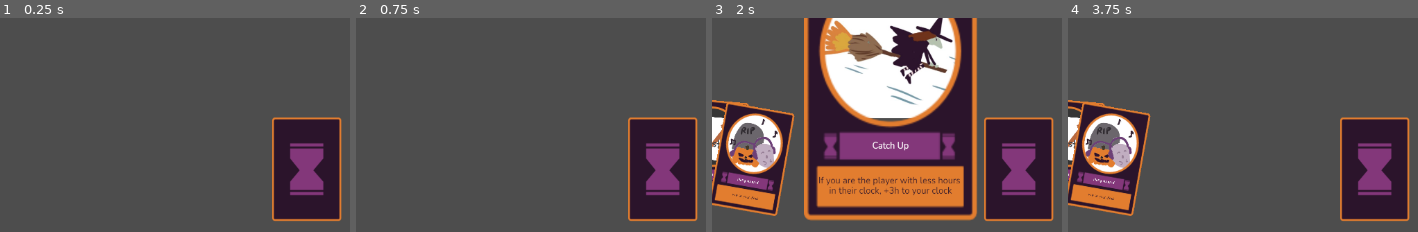
Above: before the commit, frames 1-4 (left to right).
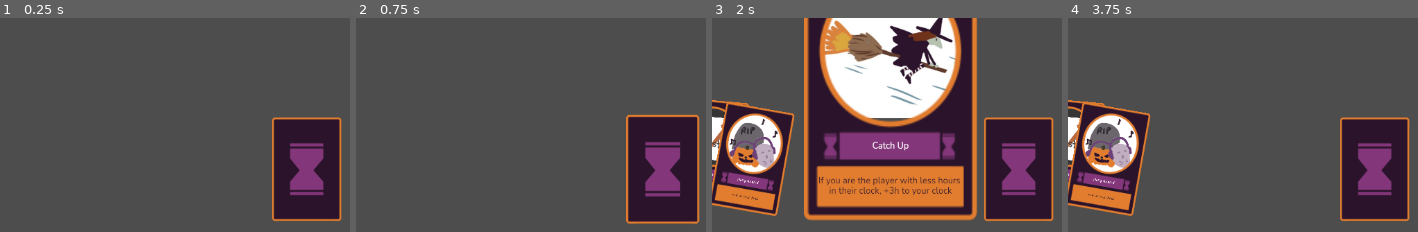
Above: after the commit, the same moments.

Repository: jaoc1811/card-game-jam
Game: Godot game, scene res://scenes/game.tscn
Same seed, same stepped clock (60 frames per second), same inputs: the game is played once before the commit and once after it.
Inputs (mouse positions are % of the whole screen's width and height, from its top left):
- Up to frame 1 (0.25 s): no input
- Up to frame 2 (0.75 s): click (94, 82) at 0.52 s
- Up to frame 3 (2 s): click (36, 80) at 1.27 s
- Up to frame 4 (3.75 s): click (36, 80) at 2.02 s; tap Enter at 2.75 s; move the mouse to (71, 42) at 2.77 s; tap F at 2.85, 3.6 s; tap Space at 3.5 s; move the mouse to (23, 53) at 3.52 s
The pictures show only the part of the screen within x 50-100%, y 47-97%; the shares and areas given below are measured in that part.

The runs differ from the first frame. In frame 2, 2.7% of the frame differs, in the area x 77-99%, y 45-97%; in frame 3, less than 0.1%; in frame 4, less than 0.1%.

Commit message:
fix: card info for played hovering cards

Diff:
--- a/scenes/game.tscn
+++ b/scenes/game.tscn
@@ -4,12 +4,12 @@
 [ext_resource type="Script" path="res://scripts/game_manager.gd" id="1_a25bm"]
 [ext_resource type="Script" path="res://scripts/hand.gd" id="2_s7kpw"]
 [ext_resource type="AudioStream" uid="uid://bxfbx3bmv78qj" path="res://sounds/card.ogg" id="3_342hj"]
+[ext_resource type="PackedScene" uid="uid://b4fxyppywr8fx" path="res://scenes/card.tscn" id="3_dlhyx"]
 [ext_resource type="AudioStream" uid="uid://dm4bwtlk67qsb" path="res://sounds/deal_card.wav" id="3_s3hhl"]
 [ext_resource type="Script" path="res://scripts/player.gd" id="4_oiryx"]
 [ext_resource type="AudioStream" uid="uid://iqdglvwgqth2" path="res://sounds/button.ogg" id="4_oiydg"]
 [ext_resource type="PackedScene" uid="uid://cwlhuox3mc4k" path="res://scenes/clock.tscn" id="5_0bued"]
 [ext_resource type="Texture2D" uid="uid://idpwchlq8a0s" path="res://sprites/cards/catch_up_card.png" id="5_68dyi"]
-[ext_resource type="Texture2D" uid="uid://bq86ja46lpgjs" path="res://sprites/cards/back.png" id="6_5yhxc"]
 
 [node name="Game" type="Node2D"]
 
@@ -97,10 +97,8 @@
 [node name="Deck" type="Node2D" parent="."]
 position = Vector2(97, 43)
 
-[node name="Card back" type="Sprite2D" parent="Deck"]
-position = Vector2(-2.85251e-07, -2.38419e-07)
-scale = Vector2(0.143, 0.153)
-texture = ExtResource("6_5yhxc")
+[node name="Card" parent="Deck" instance=ExtResource("3_dlhyx")]
+z_index = -1
 
 [node name="StartTurnPosition" type="Node2D" parent="."]
 position = Vector2(140, 0)
--- a/scripts/card.gd
+++ b/scripts/card.gd
@@ -58,11 +58,12 @@
 
 func _on_button_mouse_entered() -> void:
 	is_hovering = true
-	game_manager.hovering_card_index = get_parent().cards.find(self)
+	if get_node("Card front").is_visible():
+		game_manager.hovering_card = self
 
 
 func _on_button_mouse_exited() -> void:
-	game_manager.hovering_card_index = -1
+	game_manager.hovering_card = null
 	is_hovering = false
 
 
--- a/scripts/game_manager.gd
+++ b/scripts/game_manager.gd
@@ -14,7 +14,7 @@
 var show_next_player_button: bool = false
 @onready var next_player_button: Button = $"Next Player Button"
 var selected_card_index: int
-var hovering_card_index: int = -1
+var hovering_card: Node2D
 var show_next_round_button: bool = false
 @onready var next_round_button: Button = $"Next Round Button"
 @onready var info_card: Node2D = $InfoCard
@@ -169,9 +169,9 @@
 	for player_position in points:
 		passive_clock = points[player_position].get("passive_clock", null)
 		round_points = points[player_position].get("round_points", null)
-		if passive_clock:
+		if passive_clock != null:
 			players[player_position].passive_clock += passive_clock
-		if round_points:
+		if round_points != null:
 			players[player_position].round_points += round_points * reverse_flow
 
 
@@ -204,7 +204,7 @@
 		card_played.get_node("Card front").show()
 		points = card_played.play(player_position)
 		add_points(points)
-		await get_tree().create_timer(1.5).timeout
+		await get_tree().create_timer(2).timeout
 		# Send card to discard pile
 		discard_pile.append(card_played.get_script().get_global_name())
 
@@ -213,7 +213,7 @@
 	# Add passive points
 	for player in players:
 		player.round_points += player.passive_clock * reverse_flow
-	await get_tree().create_timer(1.5).timeout
+	await get_tree().create_timer(3).timeout
 
 	# Update clock points
 	for player in players:
@@ -274,7 +274,6 @@
 
 func _on_next_player_button_pressed() -> void:
 	button_sfx.play()
-	print("next player btn")
 	#await end_turn(current_player, selected_card_index)
 	show_next_player_button = false
 	if current_player == len(players) - 1:
@@ -292,9 +291,8 @@
 	next_player()
 	start_round()
 
-func move_info_card_up() -> void:
+func move_info_card_up(hovering_card_type) -> void:
 	var info_card_sprite = info_card.get_node("Sprite")
-	var hovering_card_type = players[current_player].get_node("Hand").cards[hovering_card_index].type
 	info_card_sprite.texture = card_type_sprites[hovering_card_type]
 	var tween = get_tree().create_tween()
 	tween.tween_property(info_card, "position", Vector2(info_card.position.x, 20), 0.1).set_ease(Tween.EASE_OUT)
@@ -335,11 +333,10 @@
 	elif  current_player == 2 or current_player == 3:
 		info_card.position = Vector2(-60, info_card.position.y)
 
-	if hovering_card_index != -1:
-		move_info_card_up()
+	if hovering_card != null:
+		move_info_card_up(hovering_card.type)
 	else:
 		move_info_card_down()
-
 
 
 # TEST
